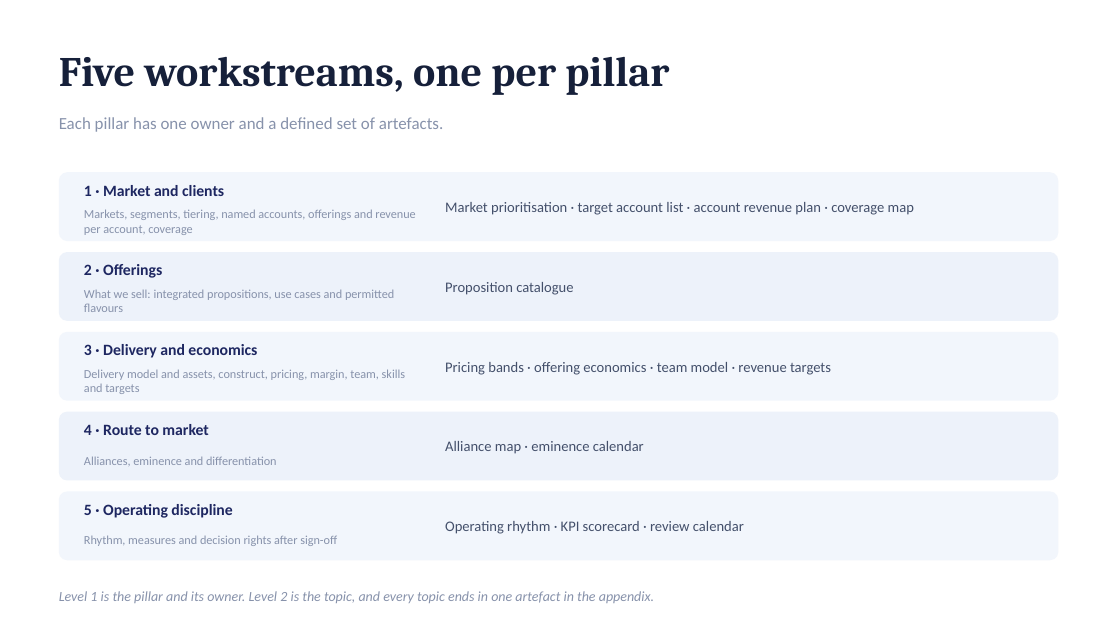
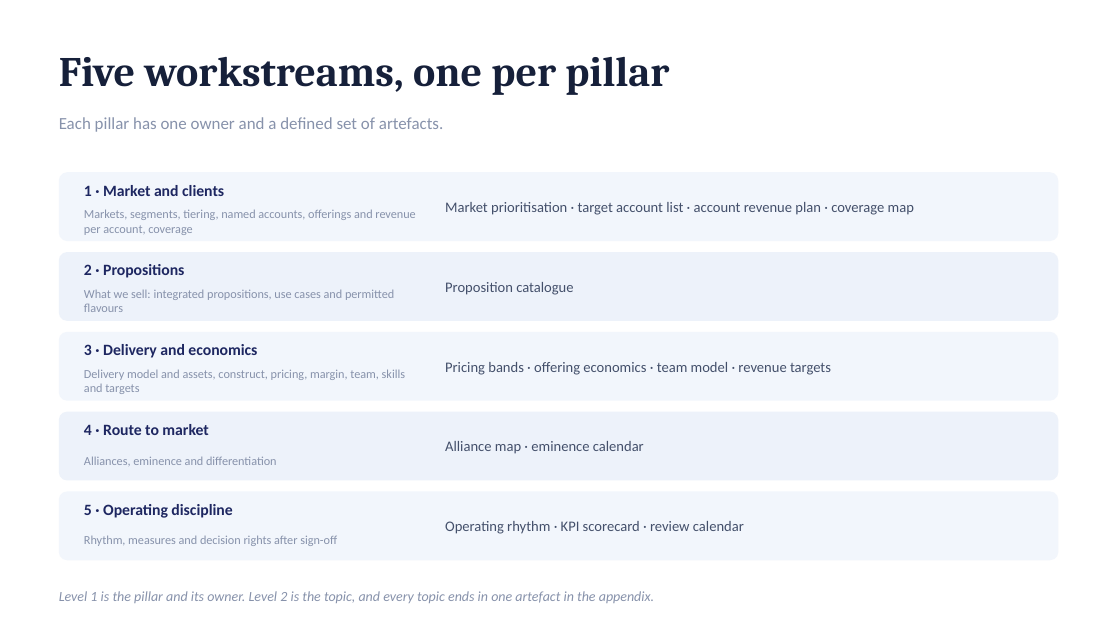
Before and after one commit to dhajjar-cyber/bae, a slide deck: slide 22 of FSI strategy/EAI&D-FSI-Strategy-Development-Plan.pptx (slide 20 before the commit). Drawn at 1120x630 pixels with LibreOffice and Linux fonts; fonts in the diff are those of the drawing. Boxes give left, top, right and bottom in pixels: in the first picture for what was removed or moved away, otherwise in the second. Text is boxed around its words. In the diff, an @@ line names an element or a change of style, - is before the commit and + after.

```diff
--- a/FSI strategy/EAI&D-FSI-Strategy-Development-Plan.pptx
+++ b/FSI strategy/EAI&D-FSI-Strategy-Development-Plan.pptx
@@ text at [84, 264, 184, 278]: text changed @@
-2 · Offerings
+2 · Propositions
```
Also in this commit, not shown: 12 other slides changed, 2 slides added, 3 other files.
